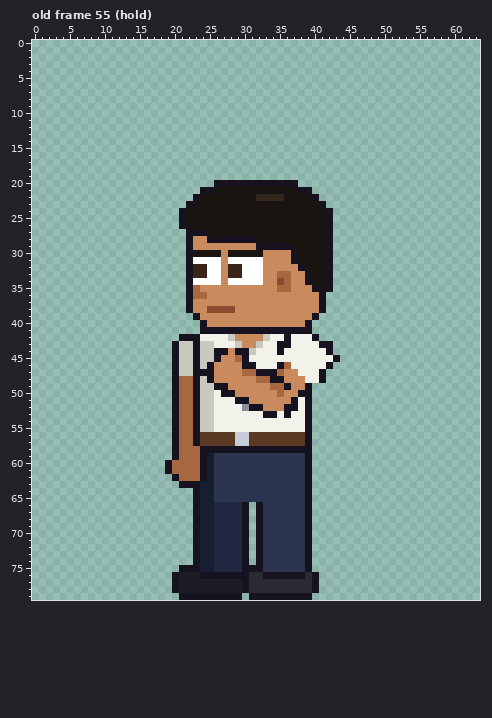
Two states of a pixel-art file, sprites/expo/expo_vendj_left_anim.aseprite. The picture above is the old version.
64x80 pixels, 123 frames. Colours within 5 levels of each other are drawn and written as one. Shown: old frame 55 (hold). The commit also changed other frames, which this record leaves out.
New version:
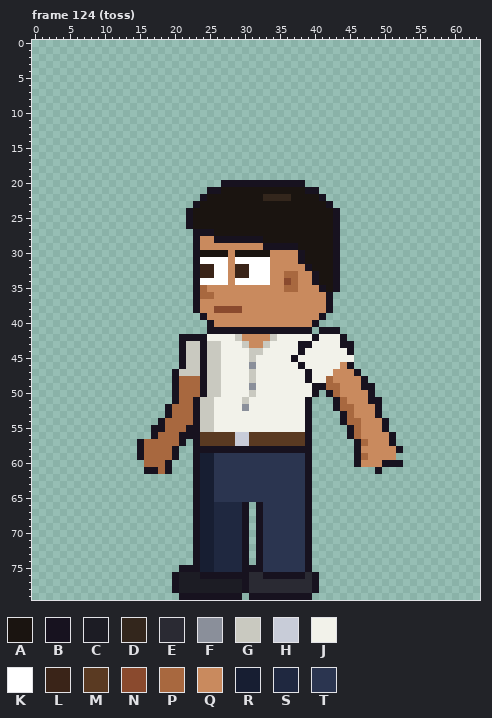
Palette (. is transparent): A #1a1410  B #17121f  C #1c1c24  D #33261c  E #2a2a33  F #8a8f9a  G #c9c9c0  H #c8ccd8  J #f2f2ea  K #ffffff  L #3a2418  M #5a3a22  N #8a4a2e  P #a8683f  Q #c98a5e  R #171e32  S #1f2840  T #2b3550
A new or re-ordered frame is compared with the old frame closest to it.
The edit:
frames 123 -> 129
--- frame 124 (toss) is new; against old frame 55 (hold)
@@ x 13..54 @@
 19 ..........................................
-20 .............BBBBBBBBBBBB.................
-21 ...........BBAAAAAAAAAAAABB...............
-22 ..........BAAAAAAAADDDDAAAAB..............
-23 .........BAAAAAAAAAAAAAAAAAAB.............
-24 ........BAAAAAAAAAAAAAAAAAAAAB............
-25 ........BAAAAAAAAAAAAAAAAAAAAB............
-26 ........BAAAAAAAAAAAAAAAAAAAAB............
-27 .........BBBAAAAAAAAAAAAAAAAAB............
-28 .........BQQBBBBBBBAAAAAAAAAAB............
-29 .........BQQQQQQQQQBBBBBAAAAAB............
-30 .........BAAAAQAAAAAQQQQBAAAAB............
-31 .........BKKKKQKKKKKQQQQBAAAAB............
-32 .........BLLKKQLLKKKQQQQQBAAAB............
-33 .........BLLKKQLLKKKQQPPQQBAAB............
-34 .........BKKKKQKKKKKQQNPQQBAAB............
-35 .........BPQQQQQQQQQQQPPQQQBAB............
-36 .........BPPQQQQQQQQQQQQQQQQB.............
-37 .........BQQQQQQQQQQQQQQQQQQB.............
-38 .........BQQNNNNQQQQQQQQQQQQB.............
-39 ..........BQQQQQQQQQQQQQQQQB..............
-40 ...........BQQQQQQQQQQQQQQB...............
-41 ...........BBBBBBBBBBBBBBBB...............
-42 ........BBBJJJJGQQQQGJJBJJJB..............
-43 .......BGGBGGJJJGQQGJJBBJJJJBB............
-44 .......BGGBGGBBQBBGJJJBJJJJJJB............
-45 .......BGGBGGBQQPBJJJJJJJJJJJJB...........
-46 .......BGGBGBQQQQBBJJJBPJJJJJB............
-47 .......BGGBBBQQQQPPBBBPQQJJJB.............
-48 .......BPPBGBQQQQQQPPBBQQQJJB.............
-49 .......BPPBGGBBQQQQQQPPBQQB...............
-50 .......BPPBGGJBBQQQQQQPQQBB...............
-51 .......BPPBGGJJJBBQQQQQQBJB...............
-52 .......BPPBGGJJJJFBBQQQBBJB...............
-53 .......BPPBGGJJJJJJJBBJBJJB...............
-54 .......BPPBGGJJJJJJJJJJJJJB...............
-55 .......BPPBGGJJJJJJJJJJJJJB...............
-56 .......BPPBMMMMMHHMMMMMMMMB...............
-57 .......BPPBMMMMMHHMMMMMMMMB...............
-58 .......BPPPBBBBBBBBBBBBBBBB...............
-59 .......BPPPBRTTTTTTTTTTTTTB...............
-60 ......BPPPPBRTTTTTTTTTTTTTB...............
-61 ......BPPPPBRTTTTTTTTTTTTTB...............
-62 .......BPPPBRTTTTTTTTTTTTTB...............
-63 ........BBBRRTTTTTTTTTTTTTB...............
+20 ..............BBBBBBBBBBBB................
+21 ............BBAAAAAAAAAAAABB..............
+22 ...........BAAAAAAAADDDDAAAAB.............
+23 ..........BAAAAAAAAAAAAAAAAAAB............
+24 .........BAAAAAAAAAAAAAAAAAAAAB...........
+25 .........BAAAAAAAAAAAAAAAAAAAAB...........
+26 .........BAAAAAAAAAAAAAAAAAAAAB...........
+27 ..........BBBAAAAAAAAAAAAAAAAAB...........
+28 ..........BQQBBBBBBBAAAAAAAAAAB...........
+29 ..........BQQQQQQQQQBBBBBAAAAAB...........
+30 ..........BAAAAQAAAAAQQQQBAAAAB...........
+31 ..........BKKKKQKKKKKQQQQBAAAAB...........
+32 ..........BLLKKQLLKKKQQQQQBAAAB...........
+33 ..........BLLKKQLLKKKQQPPQQBAAB...........
+34 ..........BKKKKQKKKKKQQNPQQBAAB...........
+35 ..........BPQQQQQQQQQQQPPQQQBAB...........
+36 ..........BPPQQQQQQQQQQQQQQQQB............
+37 ..........BQQQQQQQQQQQQQQQQQQB............
+38 ..........BQQNNNNQQQQQQQQQQQQB............
+39 ...........BQQQQQQQQQQQQQQQQB.............
+40 ............BQQQQQQQQQQQQQQB..............
+41 ............BBBBBBBBBBBBBBB.BBB...........
+42 ........BBBBJJJJGQQQQGJJJJJBJJJB..........
+43 ........BGGBGGJJJGQQGJJJJBBJJJJBB.........
+44 ........BGGBGGJJJJGGJJJJJBJJJJJJB.........
+45 ........BGGBGGJJJJGJJJJJBJJJJJJJJ.........
+46 ........BGGBGGJJJJFJJJJJJBJJJJJQB.........
+47 .......BGGGBGGJJJJGJJJJJJJBJJJQQQB........
+48 .......BPPPBGGJJJJGJJJJJJJBJJPQQQQB.......
+49 .......BPPPBGGJJJJFJJJJJJJJBBPPQQQBB......
+50 .......BPPPBGGJJJJGJJJJJJJJB.BPQQQQB......
+51 .......BPPBGGJJJJGJJJJJJJJB...BPQQQBB.....
+52 ......BPPPBGGJJJJFJJJJJJJJB...BPPQQQB.....
+53 ......BPPPBGGJJJJJJJJJJJJJB....BPQQQB.....
+54 .....BPPPPBGGJJJJJJJJJJJJJB....BPPQQQB....
+55 ....BBPPPBBGGJJJJJJJJJJJJJB.....BPQQQB....
+56 ....BPPPBBBMMMMMHHMMMMMMMMB.....BPQQQQB...
+57 ..BPPPPPB.BMMMMMHHMMMMMMMMB......BPQQQB...
+58 ..BPPPPB..BBBBBBBBBBBBBBBBB......BQQQQQB..
+59 ..BPPPPB..BRRTTTTTTTTTTTTTB......BPQQQQ...
+60 ...PPPB...BRRTTTTTTTTTTTTTB......BQQQBBB..
+61 ...BBPB...BRRTTTTTTTTTTTTTB.........B.....
+62 ..........BRRTTTTTTTTTTTTTB...............
+63 ..........BRRTTTTTTTTTTTTTB...............
 64 ..........BRRTTTTTTTTTTTTTB...............
